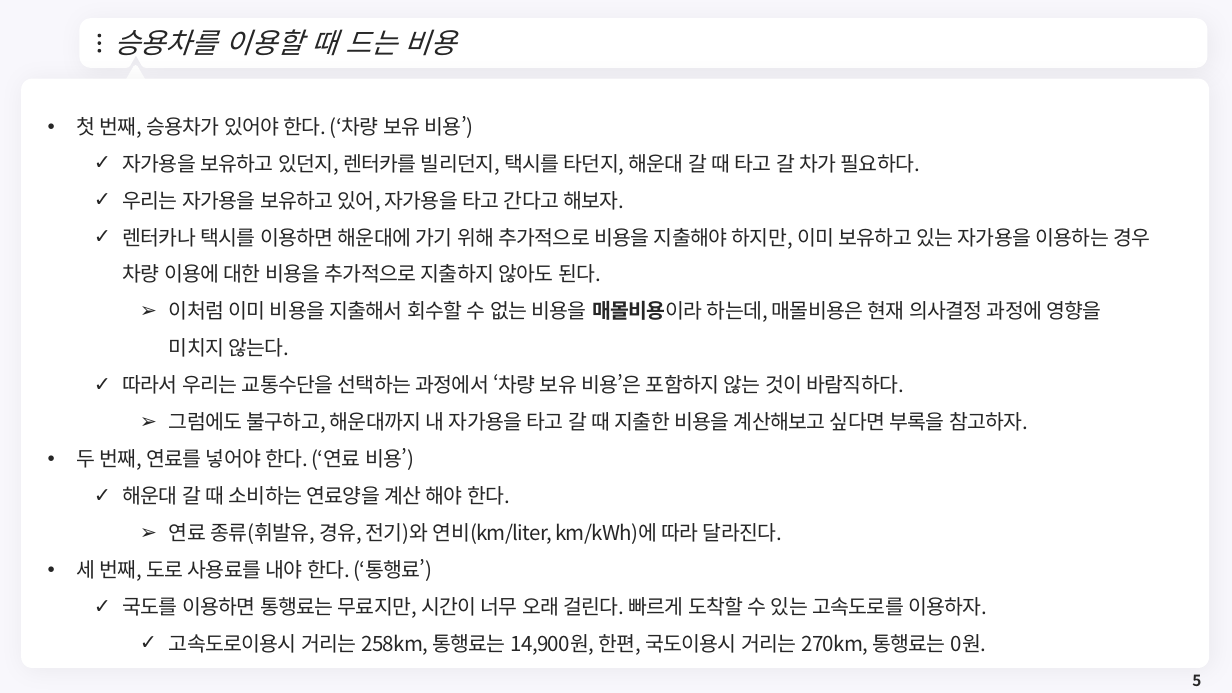
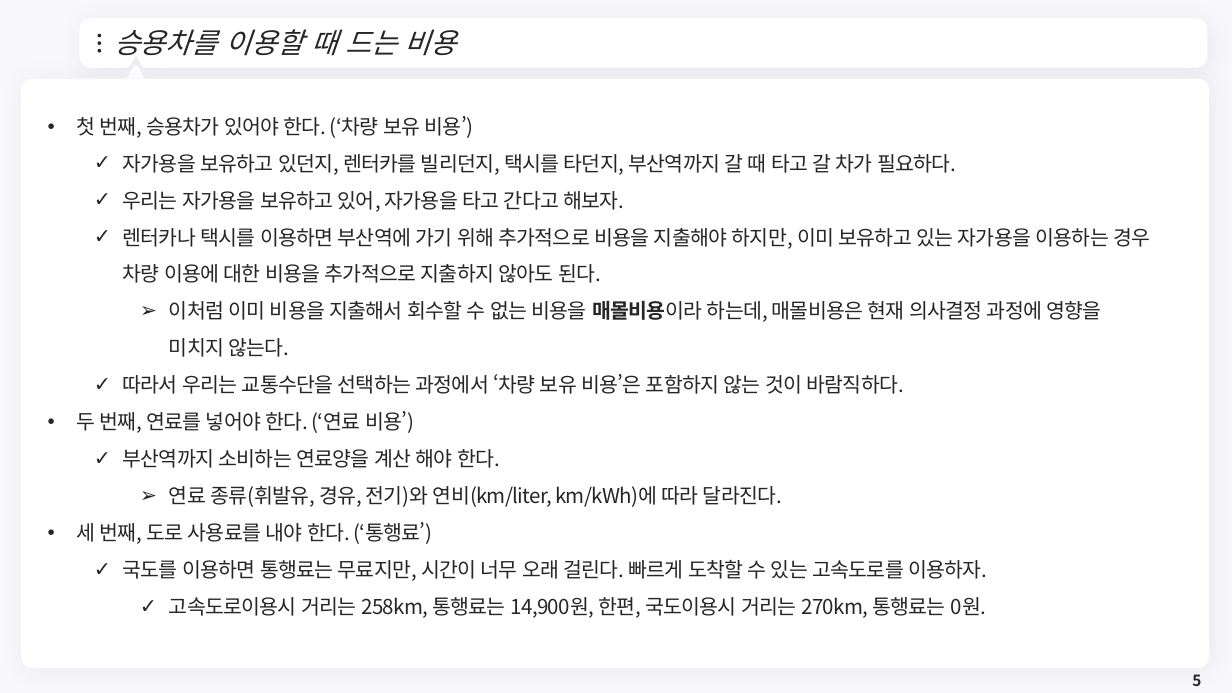
Before and after one commit to meandthey/Teaching, a slide deck: slide 5 of 생활속의 경제/01_Lectures/생활속의 경제_(에너지경제)_2.pptx. Drawn at 1232x693 pixels with LibreOffice and Linux fonts; fonts in the diff are those of the drawing; background and template pictures are left out. Boxes give left, top, right and bottom in pixels: in the first picture for what was removed or moved away, otherwise in the second. Text is boxed around its words. In the diff, an @@ line names an element or a change of style, - is before the commit and + after.

```diff
--- a/생활속의 경제/01_Lectures/생활속의 경제_(에너지경제)_2.pptx
+++ b/생활속의 경제/01_Lectures/생활속의 경제_(에너지경제)_2.pptx
@@ text at box(123, 154, 956, 175): text changed @@
-  ✓ 자가용을 보유하고 있던지, 렌터카를 빌리던지, 택시를 타던지, 해운대 갈 때 타고 갈 차가 필요하다.
+  ✓ 자가용을 보유하고 있던지, 렌터카를 빌리던지, 택시를 타던지, 부산역까지 갈 때 타고 갈 차가 필요하다.
@@ text at box(123, 228, 1150, 283): text changed @@
-  ✓ 렌터카나 택시를 이용하면 해운대에 가기 위해 추가적으로 비용을 지출해야 하지만, 이미 보유하고 있는 자가용을 이용하는 경우 차량 이용에 대한 비용을 추가적으로 지출하지 않아도 된다.
+  ✓ 렌터카나 택시를 이용하면 부산역에 가기 위해 추가적으로 비용을 지출해야 하지만, 이미 보유하고 있는 자가용을 이용하는 경우 차량 이용에 대한 비용을 추가적으로 지출하지 않아도 된다.
@@ text at box(169, 412, 1029, 433): paragraph removed @@
-    ➢ 그럼에도 불구하고, 해운대까지 내 자가용을 타고 갈 때 지출한 비용을 계산해보고 싶다면 부록을 참고하자.
@@ text at box(123, 449, 500, 468): text changed @@
-  ✓ 해운대 갈 때 소비하는 연료양을 계산 해야 한다.
+  ✓ 부산역까지 소비하는 연료양을 계산 해야 한다.
```
Also in this commit, not shown: 15 other slides changed, 10 other files.
